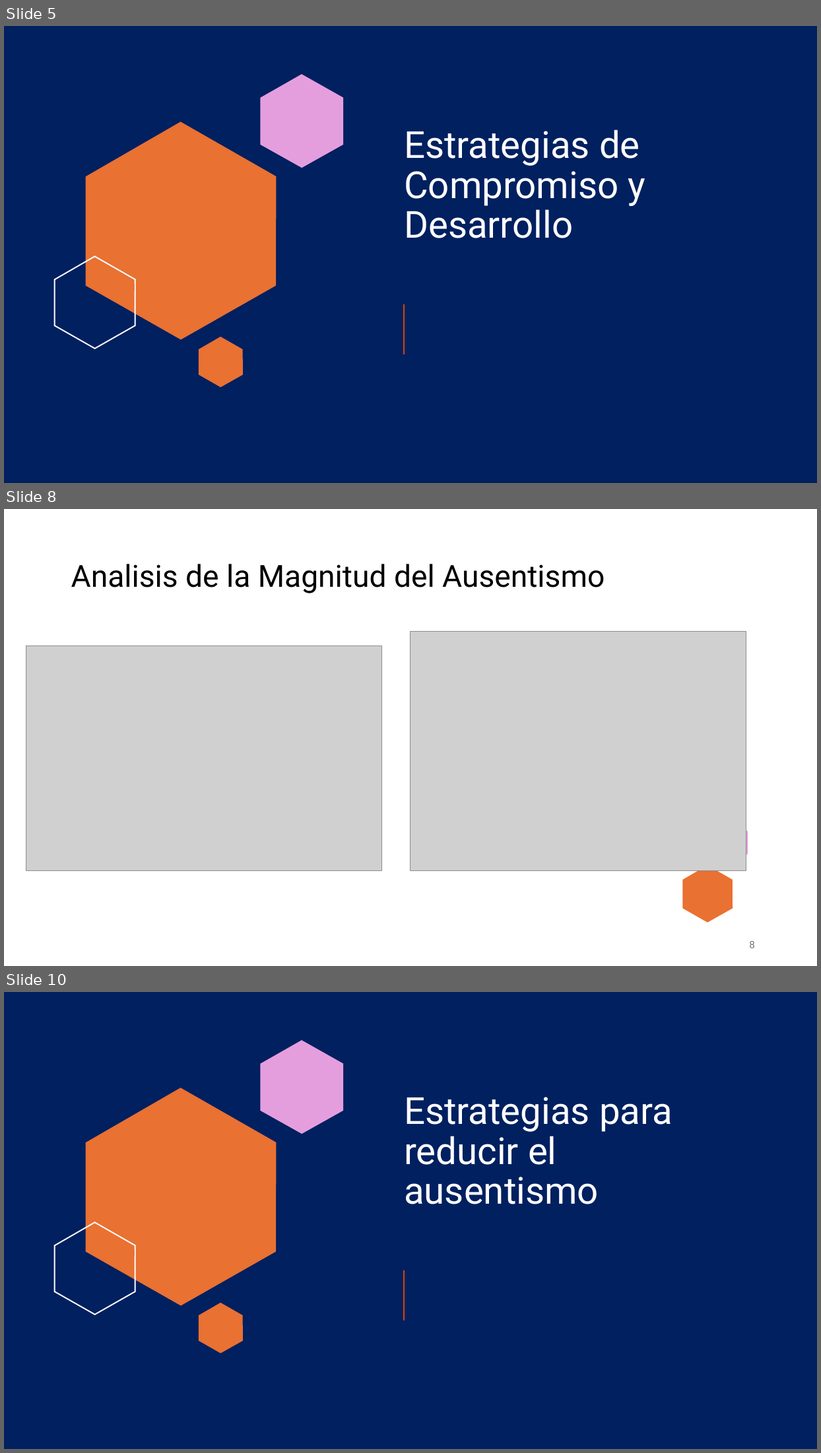
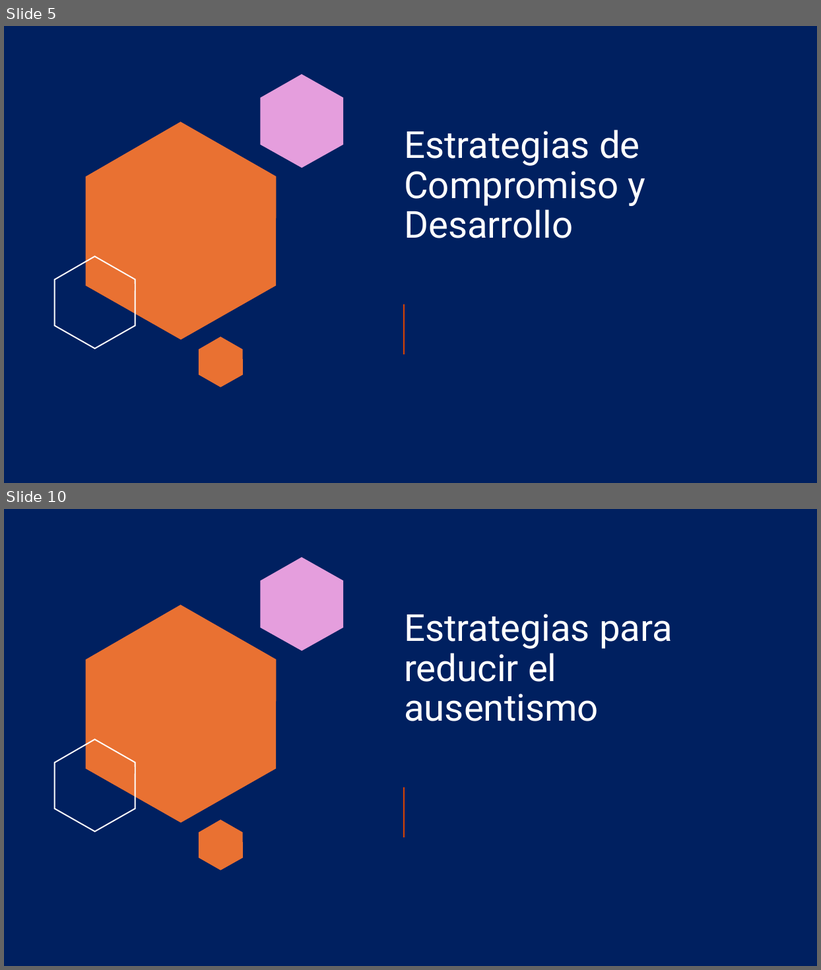
Before and after one commit to ITACADEMYprojectes/ProjecteData, a slide deck: Equip_28/Results/Analisis_PAP_and_ABL_RapidExpres.pptx. Shown one above the other, each under a label of ours: slides 5, 8 and 10 before the commit, slides 5 and 10 after it; the slides between them are not shown. The pictures are 821x1453 and 821x970 pixels, drawn with LibreOffice and Linux fonts; fonts in the diff are those of the drawing; grey boxes stand for pictures. Boxes give left, top, right and bottom in pixels: in the first picture for what was removed or moved away, otherwise in the second. Text is boxed around its words. In the diff, an @@ line names an element or a change of style, - is before the commit and + after.

```diff
--- a/Equip_28/Results/Analisis_PAP_and_ABL_RapidExpres.pptx
+++ b/Equip_28/Results/Analisis_PAP_and_ABL_RapidExpres.pptx
@@ slide 8 removed at [4,509,817,966], background #FFFFFF @@
@@ title removed at [71,564,605,593] @@
-Analisis de la Magnitud del Ausentismo
@@ picture removed at [26,646,382,871] @@
@@ picture removed at [411,632,746,871] @@
@@ freeform shape removed at [708,820,748,866] @@
@@ freeform shape removed at [706,852,817,966] @@
@@ freeform shape removed at [683,866,733,923] @@
@@ page number removed at [749,941,755,949] @@
-8
```
Also in this commit, not shown: 4 slides changed, 2 slides added, 2 other slides removed, 2 other files.
